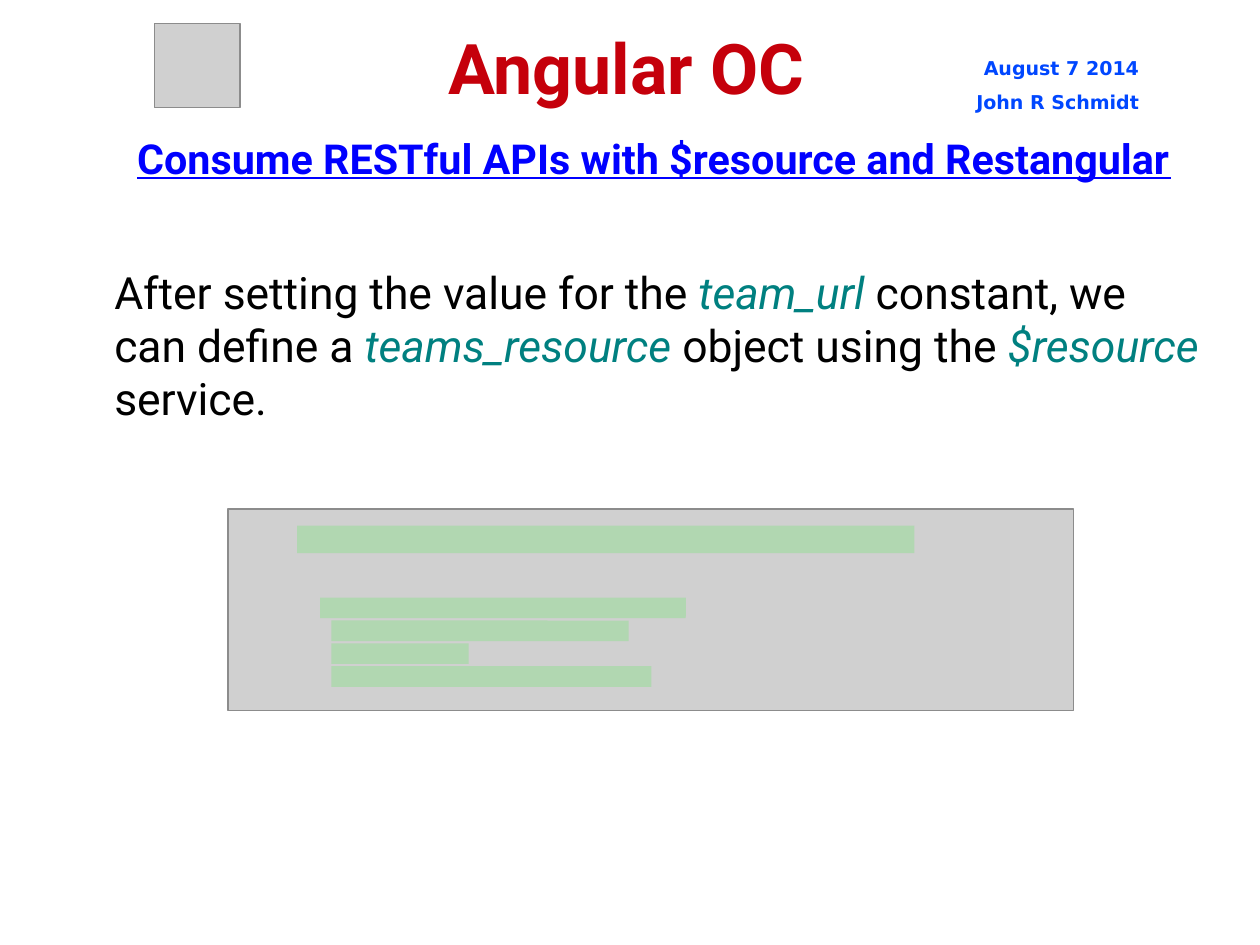
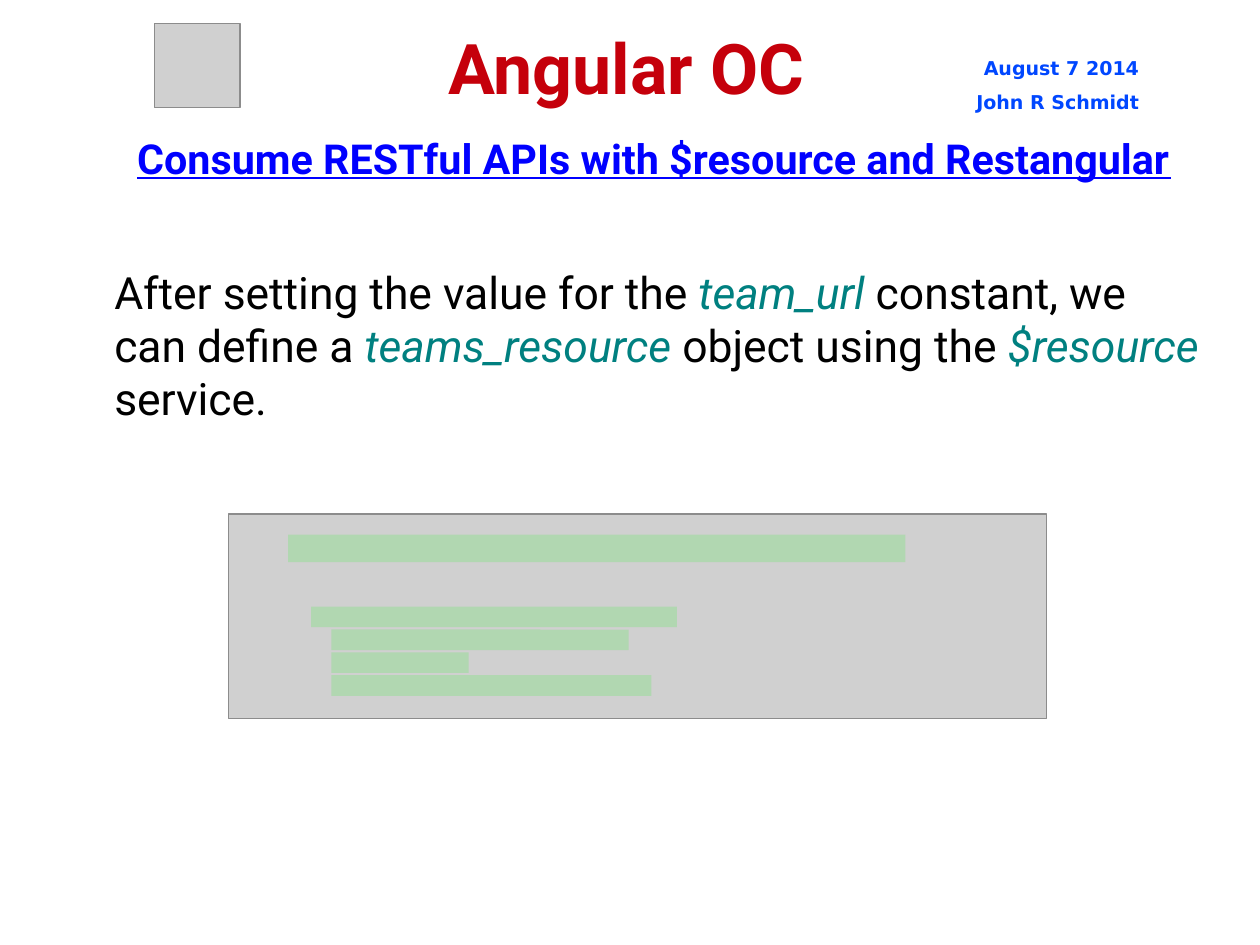
Before and after one commit to jrschmidt/fifa-angular-rest-demo, a slide deck: slide 28 of fifa.odp. Drawn at 1260x945 pixels with LibreOffice and Linux fonts; fonts in the diff are those of the drawing; grey boxes stand for pictures; background and template pictures are left out. Boxes give left, top, right and bottom in pixels: in the first picture for what was removed or moved away, otherwise in the second. Text is boxed around its words. In the diff, an @@ line names an element or a change of style, - is before the commit and + after.

```diff
--- a/fifa.odp
+++ b/fifa.odp
@@ picture: place and size @@
-picture at (229,509,1075,710)
+picture at (229,515,1047,719)
@@ line moved from (297, 540) - (915, 540) to (288, 549) - (906, 549) @@
@@ line moved from (320, 608) - (686, 608) to (311, 617) - (677, 617) @@
@@ 3 lines: place and size @@
-3 lines at (332,631,652,677)
+3 lines at (332,640,652,686)
```
Also in this commit, not shown: 4 other slides changed, 1 slide removed, 4 other files.
